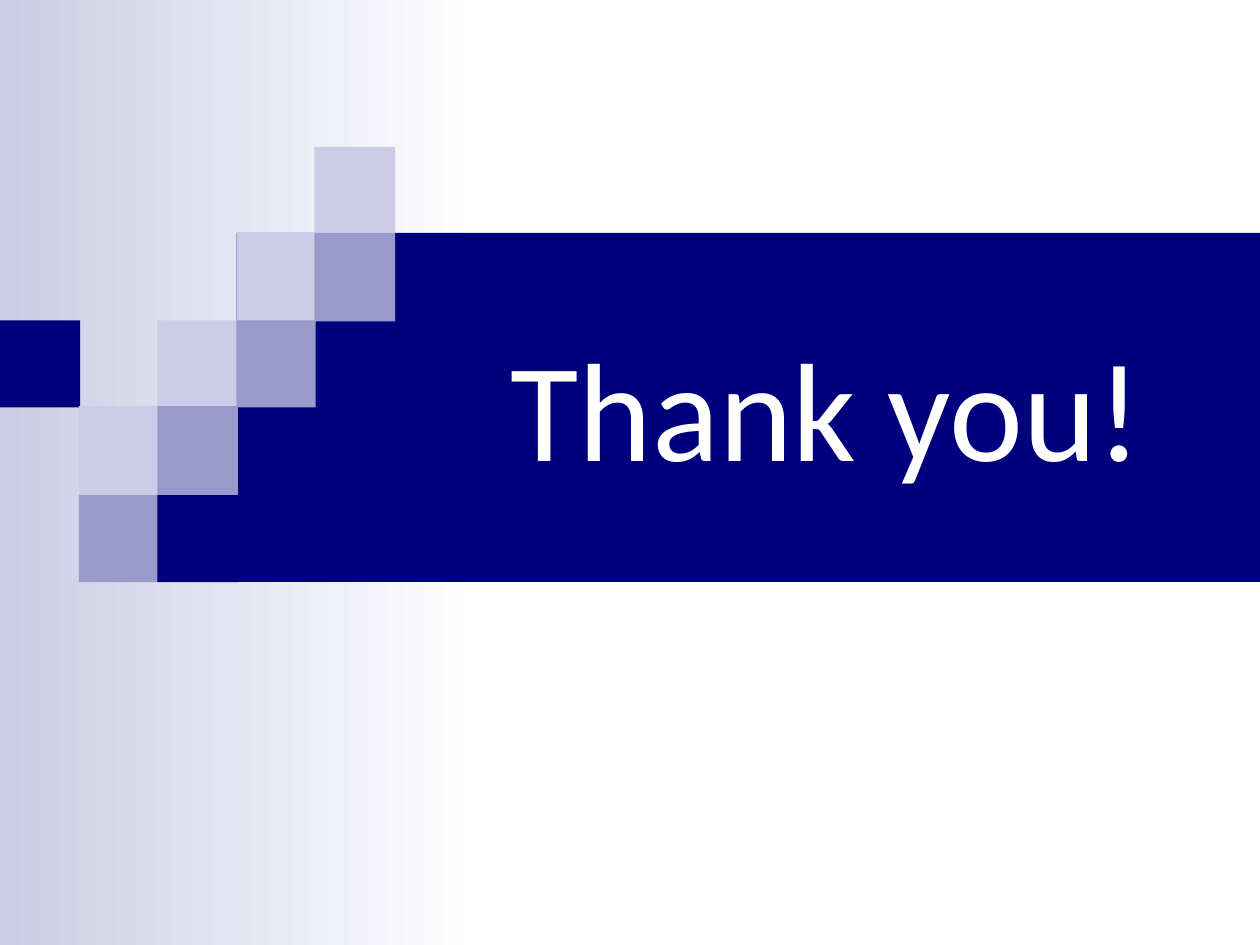
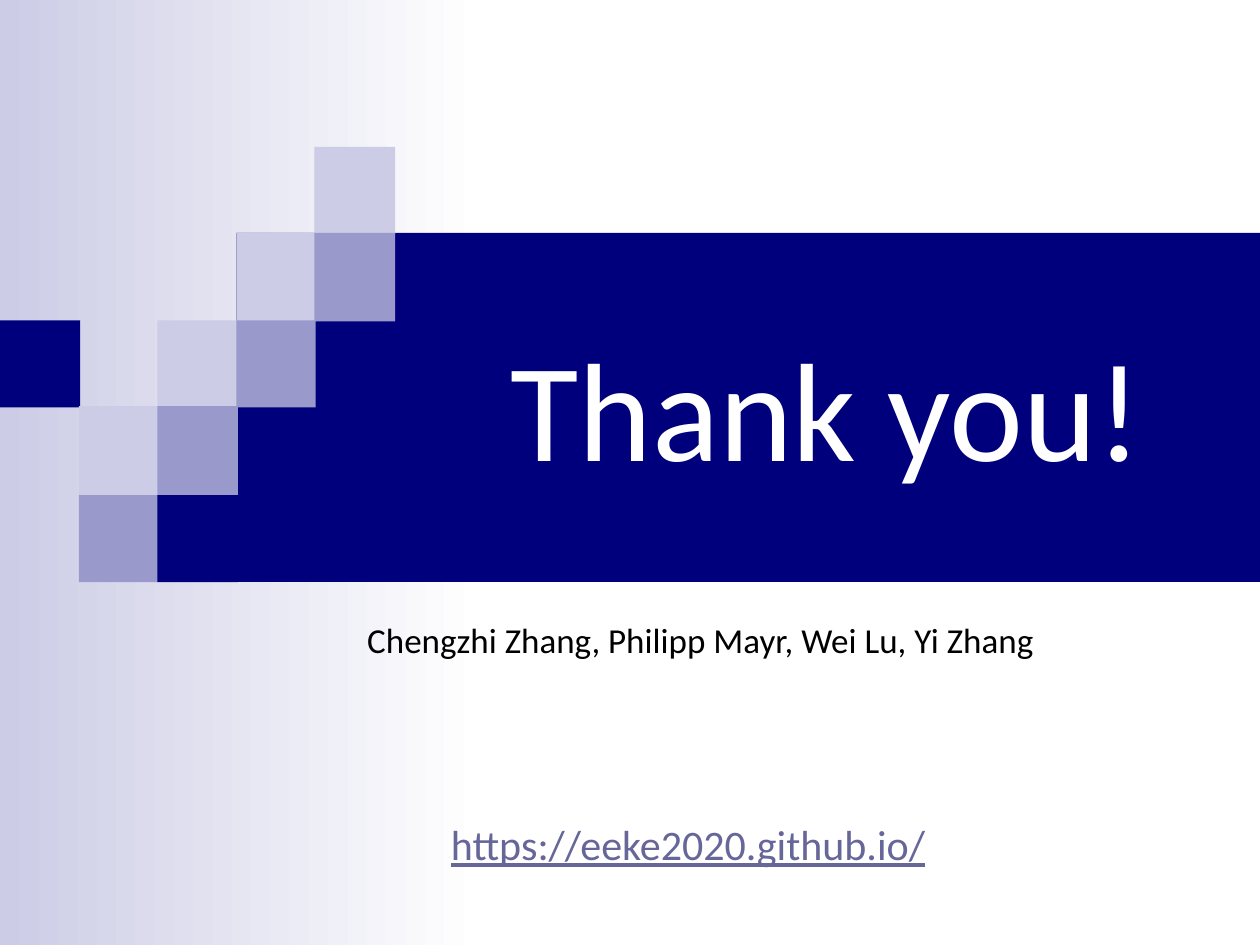
Before and after one commit to EEKE2020/EEKE2020.github.io, a slide deck: slide 13 of slides/eeke2020_intro.pptx (slide 12 before the commit). Drawn at 1260x945 pixels with LibreOffice and Linux fonts; fonts in the diff are those of the drawing. Boxes give left, top, right and bottom in pixels: in the first picture for what was removed or moved away, otherwise in the second. Text is boxed around its words. In the diff, an @@ line names an element or a change of style, - is before the commit and + after.

```diff
--- a/slides/eeke2020_intro.pptx
+++ b/slides/eeke2020_intro.pptx
@@ text added at [367, 628, 1033, 659], 20 pt, text #000000 @@
+Chengzhi Zhang, Philipp Mayr, Wei Lu, Yi Zhang
@@ text added at [451, 831, 925, 867], 24 pt, text #666699, underline @@
+https://eeke2020.github.io/
```
Also in this commit, not shown: 9 other slides changed, 3 slides added, 2 slides removed.
